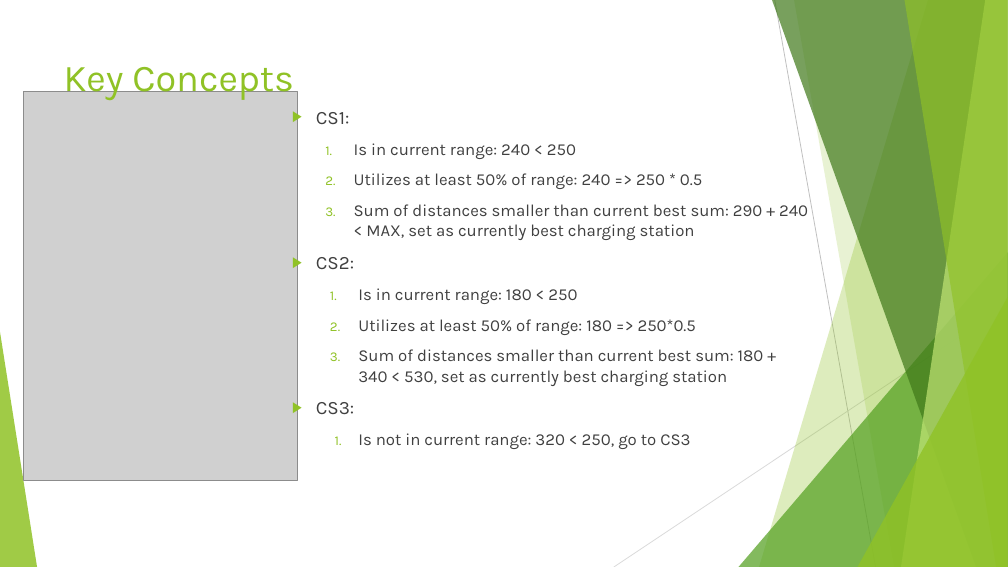
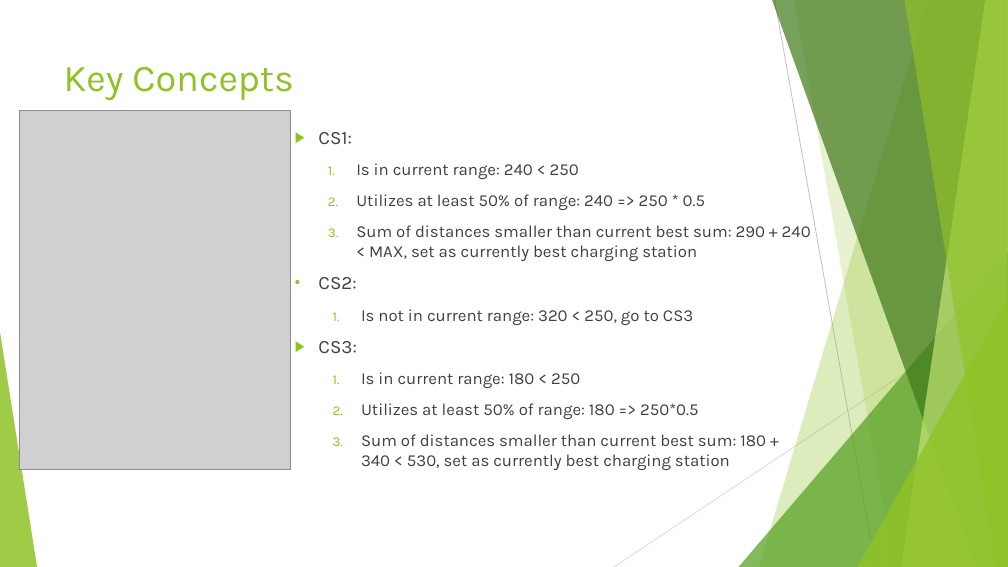
Before and after one commit to mathonto/eMaps, a slide deck: slide 9 of doc/presentation/fapra.pptx. Drawn at 1008x567 pixels with LibreOffice and Linux fonts; fonts in the diff are those of the drawing; grey boxes stand for pictures. Boxes give left, top, right and bottom in pixels: in the first picture for what was removed or moved away, otherwise in the second. Text is boxed around its words. In the diff, an @@ line names an element or a change of style, - is before the commit and + after.

```diff
--- a/doc/presentation/fapra.pptx
+++ b/doc/presentation/fapra.pptx
@@ picture: place and size @@
-picture at box(23, 91, 297, 481)
+picture at box(20, 110, 291, 470)
@@ text "CS1:": place and size @@
-text "CS1:" at box(316, 112, 808, 449)
+text "CS1:" at box(318, 132, 811, 470)
@@ text at box(318, 277, 356, 289): bullet ▶ to • @@
@@ text at box(318, 309, 693, 353): paragraphs added @@
+  1. Is not in current range: 320 < 250, go to CS3
+▶ CS3:
@@ text at box(316, 402, 690, 449): paragraphs removed @@
-▶ CS3:
-  1. Is not in current range: 320 < 250, go to CS3
```
Also in this commit, not shown: 1 other slide changed, 1 other file.
